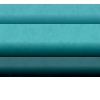
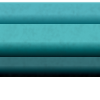
Before/after of a 100 × 100 layered artwork. What changed in the layer stack:
painted on "Front" over (x1=0, y1=1, x2=100, y2=4)
